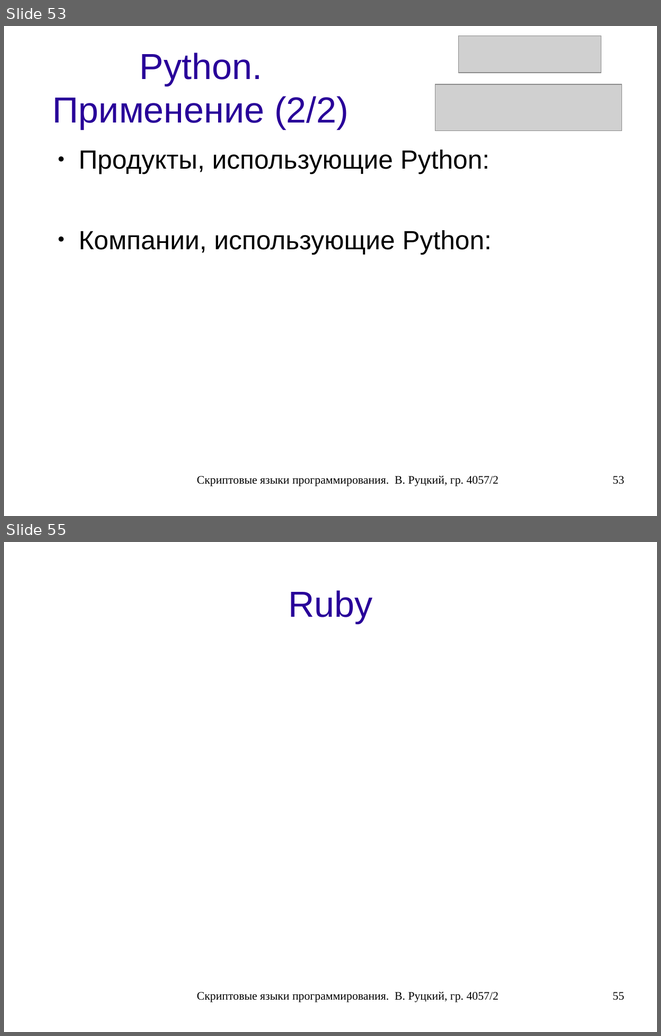
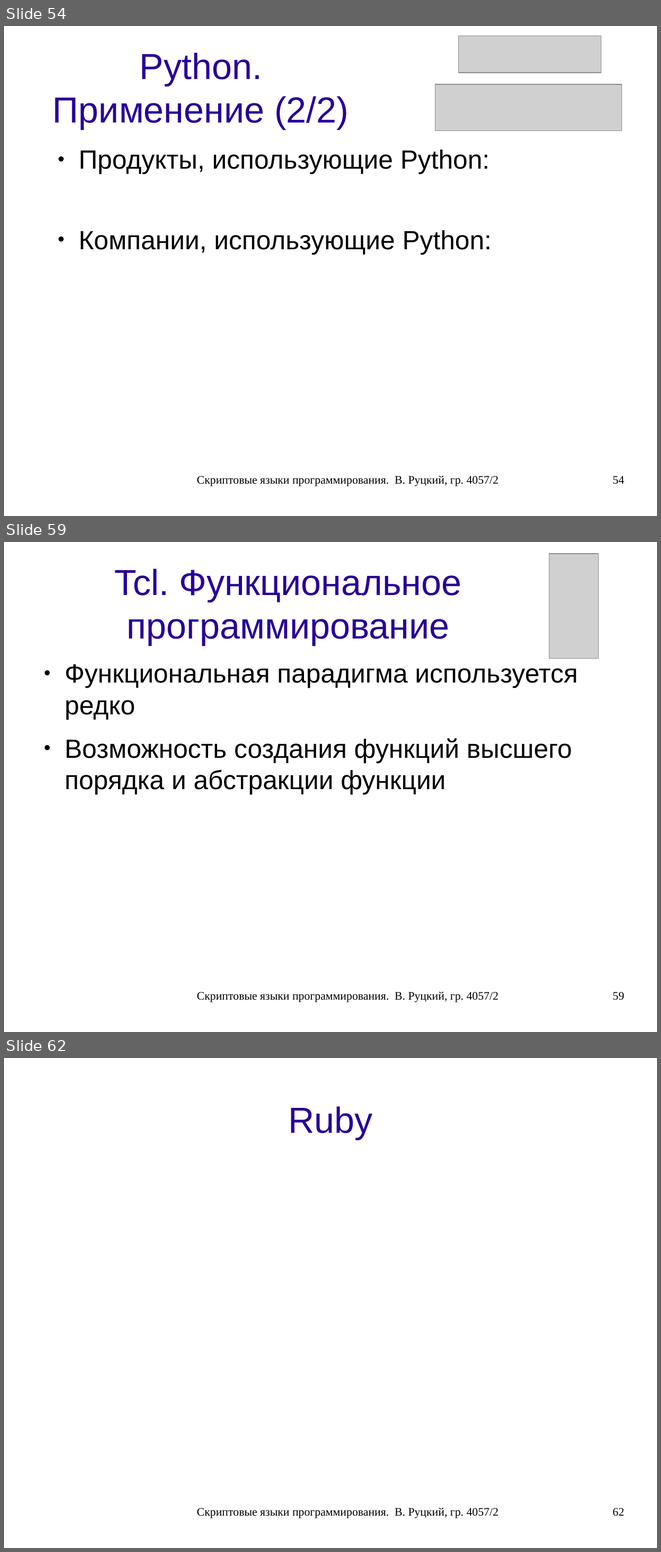
Before and after one commit to rutsky/semester07, a slide deck: Operation_systems/scripting_languages/40572_Rutsky_Scripting_languages.odp. Shown one above the other, each under a label of ours: slides 53 and 55 before the commit, slides 54, 59 and 62 after it; the slides between them are not shown. The pictures are 661x1036 and 661x1552 pixels, drawn with LibreOffice and Linux fonts; fonts in the diff are those of the drawing; grey boxes stand for pictures. Boxes give left, top, right and bottom in pixels: in the first picture for what was removed or moved away, otherwise in the second. Text is boxed around its words. In the diff, an @@ line names an element or a change of style, - is before the commit and + after.

```diff
--- a/Operation_systems/scripting_languages/40572_Rutsky_Scripting_languages.odp
+++ b/Operation_systems/scripting_languages/40572_Rutsky_Scripting_languages.odp
@@ slide 59 added at (4, 542, 657, 1032), background #FFFFFF @@
@@ picture added at (549, 554, 599, 659) @@
@@ title added at (115, 568, 461, 645), 44 pt, text #280099 @@
+Tcl. Функциональное программирование
@@ text added at (64, 664, 577, 794), 32 pt, text #000000 @@
+● Функциональная парадигма используется редко
+● Возможность создания функций высшего порядка и абстракции функции
@@ text added at (197, 991, 498, 1002), 14 pt, text #000000 @@
+Скриптовые языки программирования. В. Руцкий, гр. 4057/2
@@ page number added at (612, 991, 624, 1000), 14 pt, text #000000 @@
+59
@@ what was slide 53 is now slide 54 @@
@@ page number at (612, 475, 624, 484): text changed @@
-53
+54
@@ what was slide 55 is now slide 62 @@
@@ page number at (612, 1507, 624, 1516): text changed @@
-55
+62
```
Also in this commit, not shown: 3 slides changed, 6 other slides added, 3 other files.
